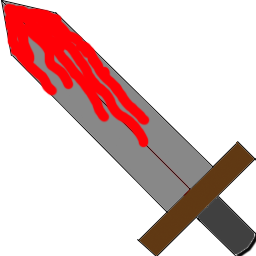
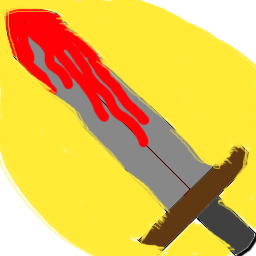
Before/after of a 256 × 256 layered artwork. What changed in the layer stack:
painted on "Shape 13" over (0, 0, 256, 256)
